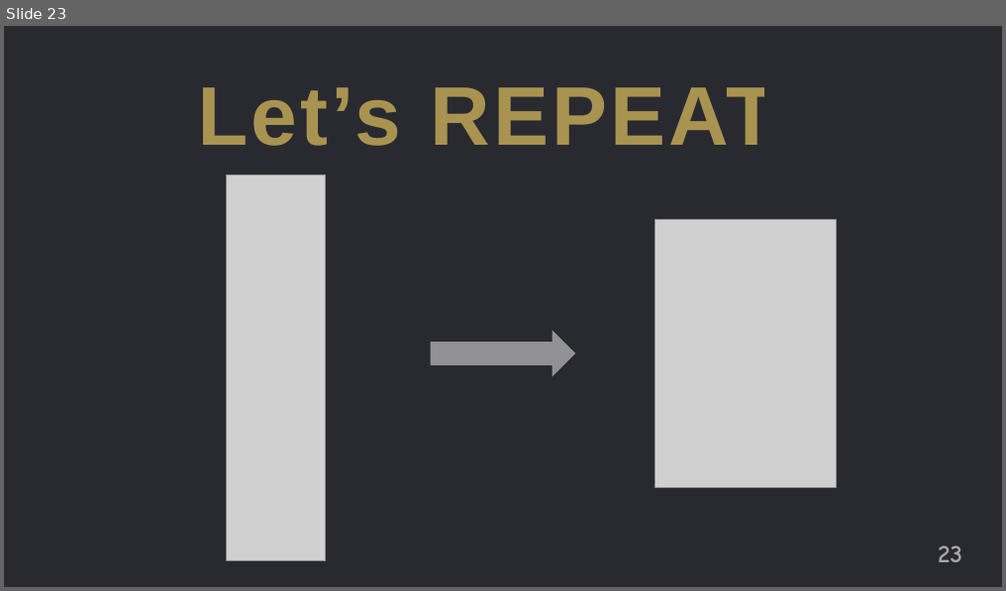
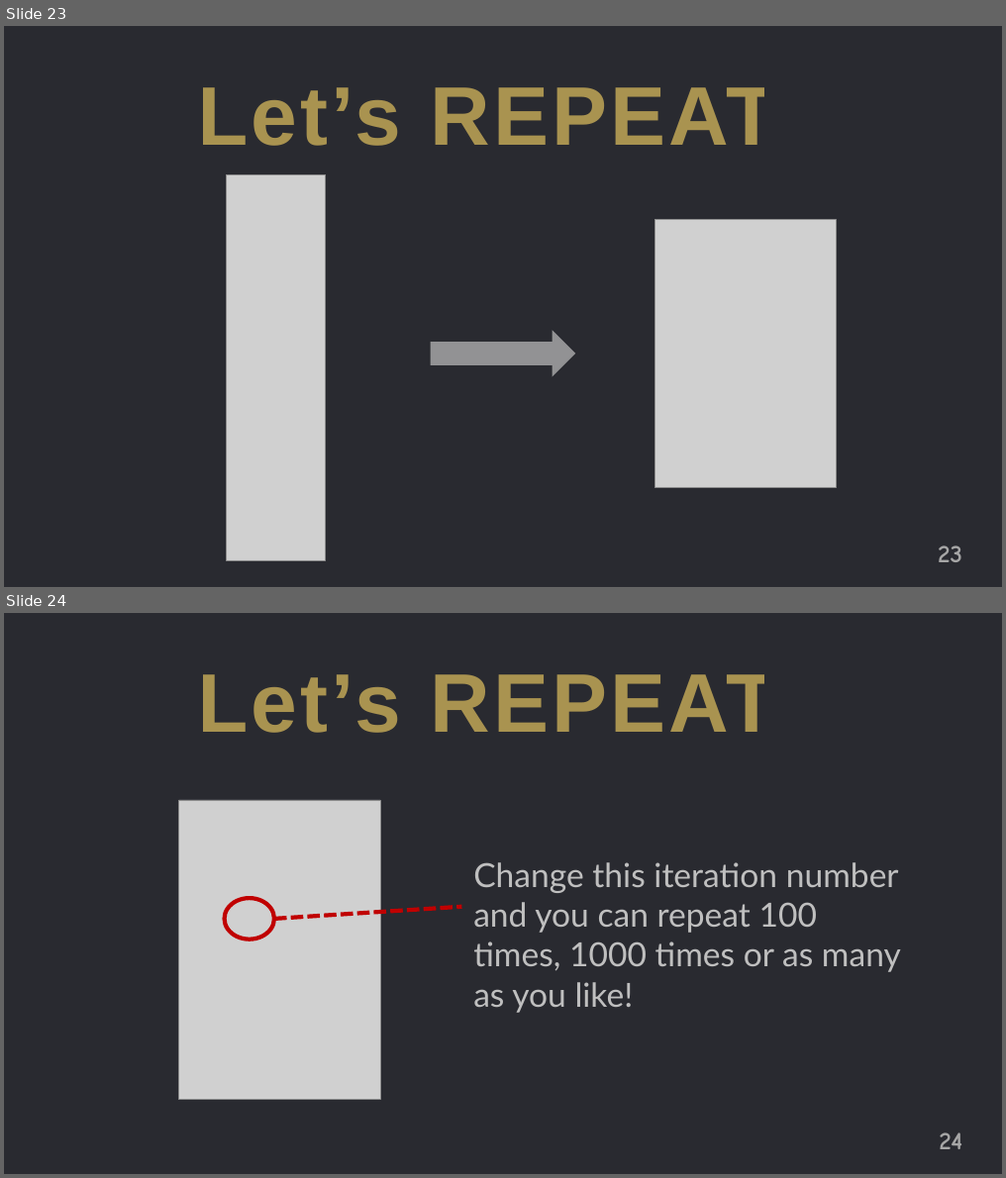
Before and after one commit to jguo108/My-Programming-Courses, a slide deck: Scratch for Newbies/Level1/Lesson 4 - Ghost Buster/Notes/Notes.pptx. Shown one above the other, each under a label of ours: slide 23 before the commit, slides 23 and 24 after it. The pictures are 1006x591 and 1006x1178 pixels, drawn with LibreOffice and Linux fonts; fonts in the diff are those of the drawing; grey boxes stand for pictures. Boxes give left, top, right and bottom in pixels: in the first picture for what was removed or moved away, otherwise in the second. Text is boxed around its words. In the diff, an @@ line names an element or a change of style, - is before the commit and + after.

```diff
--- a/Scratch for Newbies/Level1/Lesson 4 - Ghost Buster/Notes/Notes.pptx
+++ b/Scratch for Newbies/Level1/Lesson 4 - Ghost Buster/Notes/Notes.pptx
@@ slide 24 added at <box>4,613,1002,1174</box>, background #FFFFFF @@
@@ rectangle added at <box>4,613,1002,1174</box>, fill #23242A at 97% opacity @@
@@ text added at <box>198,674,807,733</box>, 80 pt, text #FFD966 at 60% opacity, bold @@
+Let’s REPEAT!
@@ picture added at <box>179,800,380,1100</box> @@
@@ text added at <box>473,862,901,1013</box>, 32 pt, text #BFBFBF @@
+Change this iteration number and you can repeat 100 times, 1000 times or as many as you like!
@@ ellipse added at <box>224,898,274,940</box>, outline #C00000 4 pt @@
@@ line added from (274, 919) to (462, 906), #C00000 4 pt dashed @@
@@ page number added at <box>939,1133,962,1150</box>, 24 pt, text #A6A6A6, bold @@
+24
```
Also in this commit, not shown: 8 other slides added, 18 other files.
